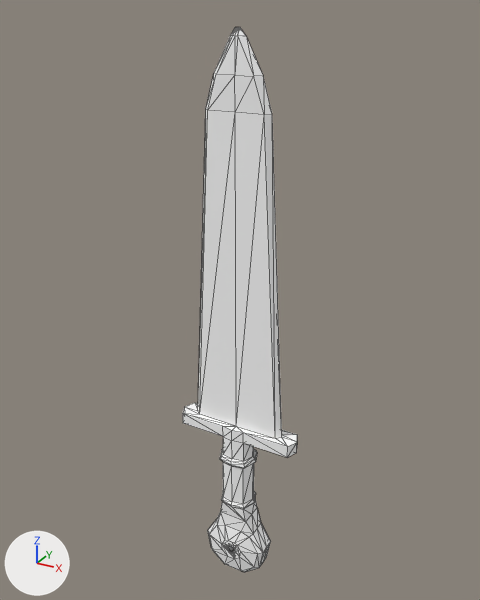
An edit to the glTF model frontend/assets/models3d/packs/quaternius-fbx/short_sword.glb, drawn before and after from the same camera.
The view is the same before and after, from a camera (50 mm lens) standing at (0.912, -1.649, 1.609) and looking at (-0.022, 0.051, 0.76). The axes (+X, +Y, +Z) are drawn at lower left. The lights are the same throughout. The first picture is the older version. Mesh edges are drawn as thin lines. Where no turn or scale is listed for an object, it has been applied to the vertices.

Names of what the first picture shows: 'ShortSword'.
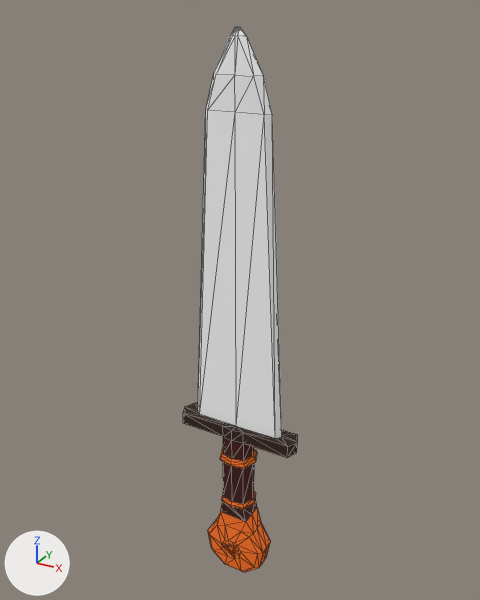
Edits to the bpy script that builds the scene:
```text
Change mat_material_0:
    mat_material_0.base_color: (1.0, 1.0, 1.0) -> (0.0179, 0.0012, 0.000534)  # white #ffffff -> black #240402
    add mat_material_0.emission_strength = 1.0
    add mat_material_0.emission_color = (0.0179, 0.0012, 0.000534)  # black #240402
Change mat_material_1:
    mat_material_1.base_color: (1.0, 1.0, 1.0) -> (0.38, 0.0654, 0.00387)  # white #ffffff -> brown #a6480d
    add mat_material_1.emission_strength = 1.0
    add mat_material_1.emission_color = (0.38, 0.0654, 0.00387)  # brown #a6480d
Change mat_material_2:
    mat_material_2.base_color: (1.0, 1.0, 1.0) -> (0.0111, 0.00363, 0.00159)  # white #ffffff -> black #1b0c05
    add mat_material_2.emission_strength = 1.0
    add mat_material_2.emission_color = (0.0111, 0.00363, 0.00159)  # black #1b0c05
```

Changed parts and their boxes [x1, y1, x2, y2] in the pictures (480 x 600 px):
'ShortSword', recoloured, surface changed (white to brown)
    both: [183, 400, 297, 572]
